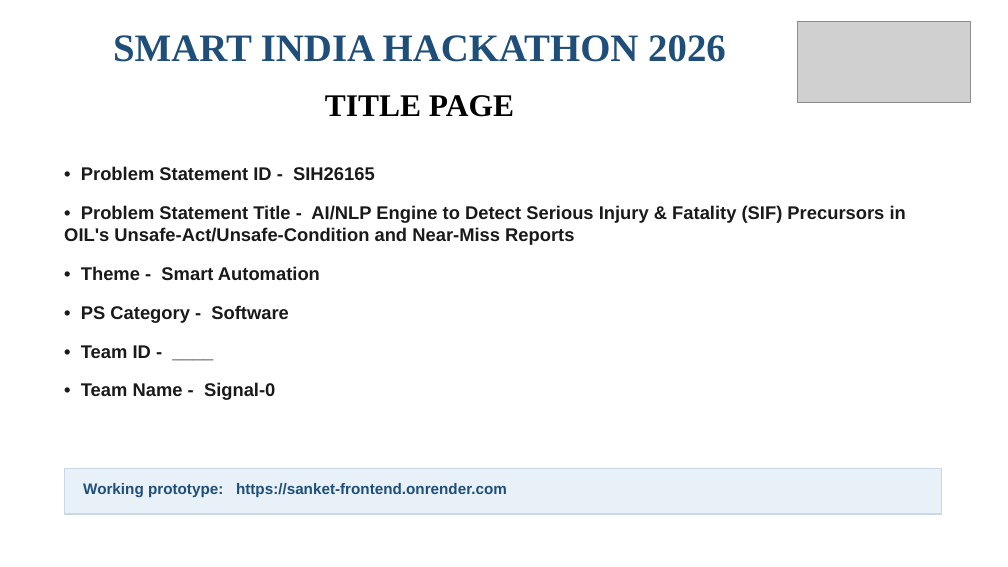
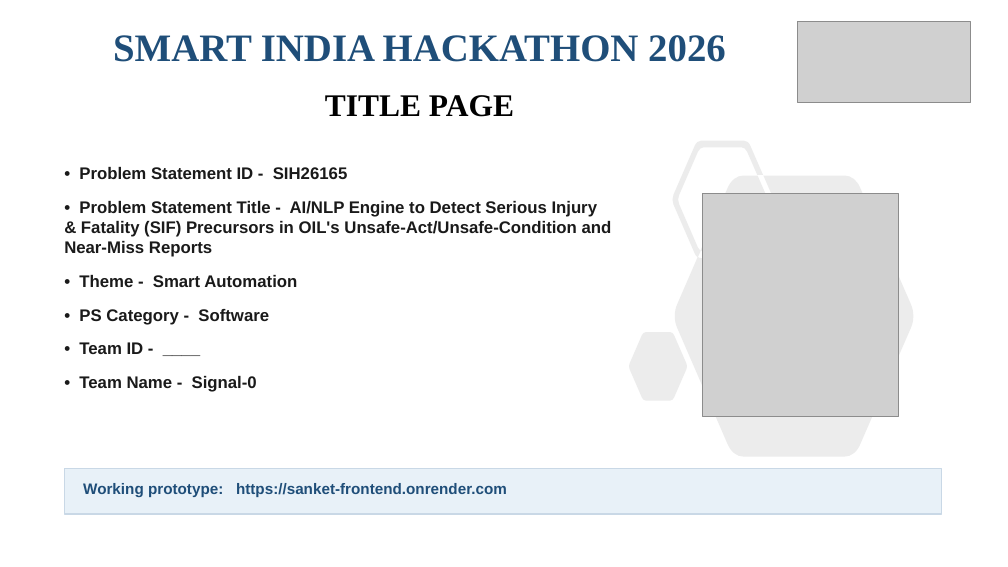
Before and after one commit to sukanya-2006/SANKET, a slide deck: slide 1 of docs/SANKET-SIH2026-Idea-Submission.pptx. Drawn at 1008x567 pixels with LibreOffice and Linux fonts; fonts in the diff are those of the drawing; grey boxes stand for pictures. Boxes give left, top, right and bottom in pixels: in the first picture for what was removed or moved away, otherwise in the second. Text is boxed around its words. In the diff, an @@ line names an element or a change of style, - is before the commit and + after.

```diff
--- a/docs/SANKET-SIH2026-Idea-Submission.pptx
+++ b/docs/SANKET-SIH2026-Idea-Submission.pptx
@@ freeform shape added at (629, 141, 913, 457), fill #808080 at 15% opacity @@
@@ text "• Problem Statement ID - ..." at (64, 167, 612, 392): size 17.5 to 16 pt; less space between paragraphs @@
@@ picture added at (702, 194, 899, 417) @@
```
Also in this commit, not shown: 3 other slides changed, 5 other files.
